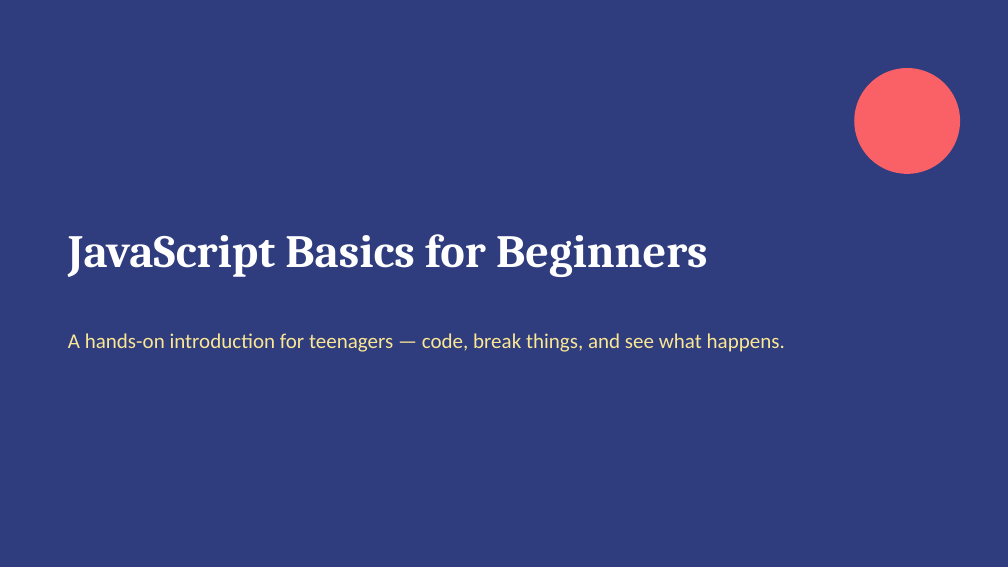
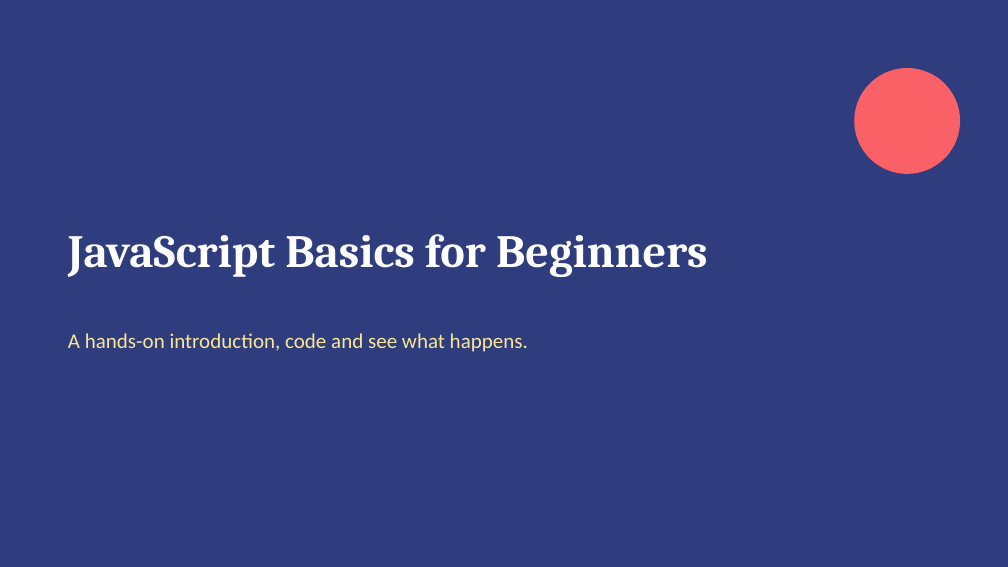
Before and after one commit to Ghosteken/githubpages, a slide deck: slide 1 of teaching-pack/JavaScript-Basics-for-Beginners.pptx. Drawn at 1008x567 pixels with LibreOffice and Linux fonts; fonts in the diff are those of the drawing. Boxes give left, top, right and bottom in pixels: in the first picture for what was removed or moved away, otherwise in the second. Text is boxed around its words. In the diff, an @@ line names an element or a change of style, - is before the commit and + after.

```diff
--- a/teaching-pack/JavaScript-Basics-for-Beginners.pptx
+++ b/teaching-pack/JavaScript-Basics-for-Beginners.pptx
@@ text at (68, 333, 528, 352): text changed @@
-A hands-on introduction for teenagers — code, break things, and see what happens.
+A hands-on introduction, code and see what happens.
```
Also in this commit, not shown: 1 other file.
